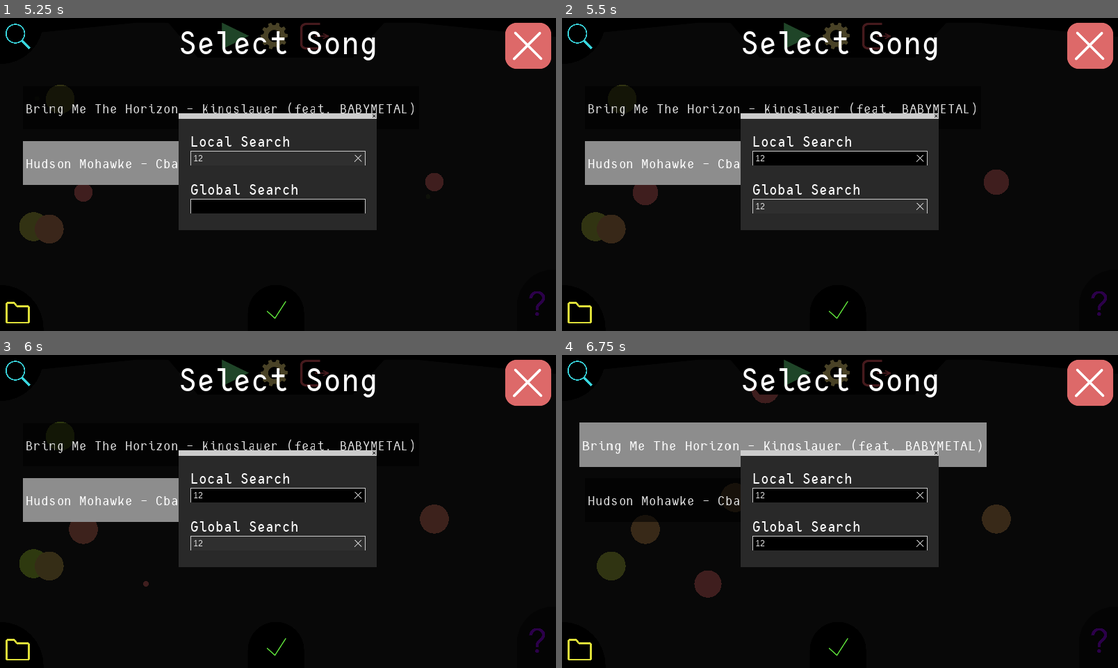
Above: before the commit, frames 1-4 (two rows, left to right).
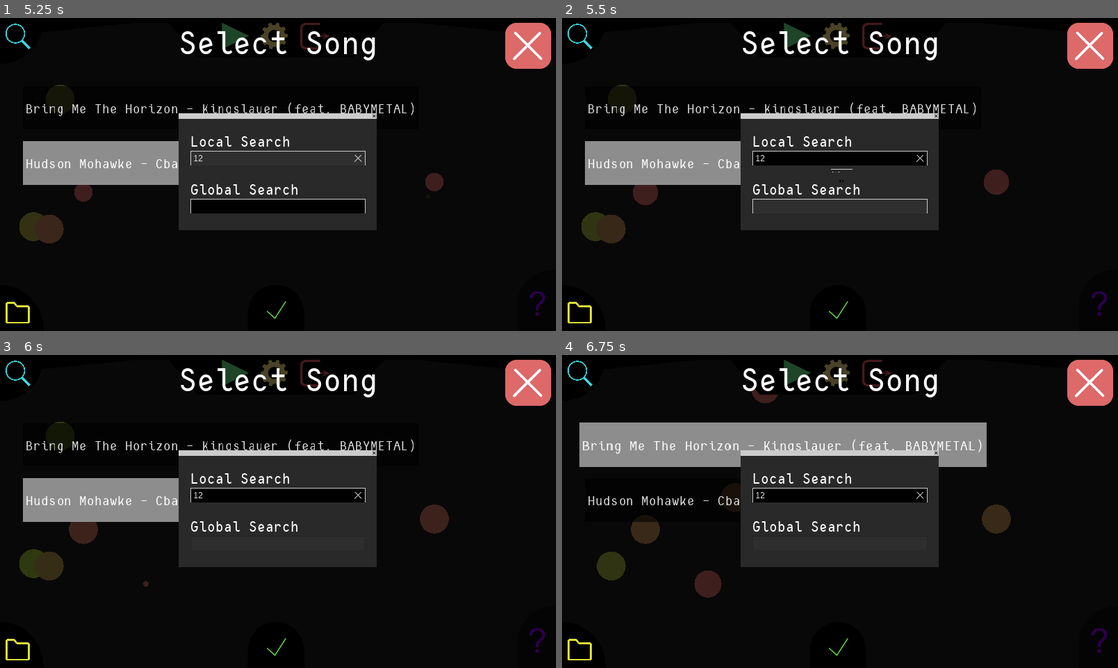
Above: after the commit, the same moments.

Repository: velzevelt/popcircle
Game: Godot game, scene res://scenes/main_menu/main_menu.tscn
The game is run twice, just before and just after one commit, with the same random seed, the same clock (stepped at 60 frames per second) and the same inputs. Sound files missing from this copy of the repository are replaced by a short silence.
Inputs (mouse positions are in pixels of both pictures, inside the frame that each line leads up to):
- Up to frame 1 (5.25 s): click (233, 36) at 0.5 s; click (233, 36) at 1.27 s; click "Bring Me The Horizon - Kingsl…" at 2 s; click "Hudson Mohawke - Cbat" at 2.75 s; click (16, 309) at 3.5 s; click (16, 39) at 4.25 s; click (278, 158) at 5.02 s; type "12" at 5.1 s
- Up to frame 2 (5.5 s): click (840, 205) at 5.25 s; type "12" at 5.33 s
- Up to frame 3 (6 s): click (278, 558) at 5.75 s, where only the run after the commit has a clickable "OK"
- Up to frame 4 (6.75 s): click "Bring Me The Horizon - Kingsl…" at 6.5 s

Frame 1 is identical in both runs. In frame 2, less than 0.1% of the frame differs, in the area x 34-66%, y 48-62%; in frame 3, 0.1%; in frame 4, 1.5%, in the area x 34-66%, y 57-63%.
Error in both runs: Assertion failed: Cant find res://private/youtube_api_key.txt (res://scenes/search_http/youtube/search_youtube.gd:43)

Commit message:
fix yandex issues

Diff:
--- a/localization/localization.csv
+++ b/localization/localization.csv
@@ -35,4 +35,7 @@
 CONFIRM_BACK_TO_MAIN_MENU,Do you want to return to the main menu?,Вы хотите вернуться в главное меню?
 CONFIRM_EXIT_GAME,Do you want to exit the game?,Вы хотите выйти из игры?
 CONFIRM_ABORT_DOWNLOAD,This menu is busy. Do you want to emergency abort all processes?,Это меню занято. Вы хотите аварийно прервать все процессы?
-ABOUT_MAIN,Contact: [url]velzcontact@yandex.ru[/url]\nItch.io: [url]https://velzevelt.itch.io/popcircle[/url]\nYandex.games: [url]https://yandex.com/games/app/232633[/url]\nSupport: [url]https://boosty.to/velzevelt/donate[/url],Связь: [url]velzcontact@yandex.ru[/url]\nItch.io: [url]https://velzevelt.itch.io/popcircle[/url]\nYandex.games: [url]https://yandex.com/games/app/232633[/url]\nПоддержка: [url]https://boosty.to/velzevelt/donate[/url]
+ABOUT_DONATE,Support: [url]https://boosty.to/velzevelt/donate[/url],Поддержка: [url]https://boosty.to/velzevelt/donate[/url]
+ABOUT_CONTACT,Contact: [url]velzcontact@yandex.ru[/url],Контакт: [url]velzcontact@yandex.ru[/url]
+ABOUT_ITCH,Itch.io: [url]https://velzevelt.itch.io/popcircle[/url],
+ABOUT_YANDEX,Yandex.games: [url]https://yandex.com/games/app/232633[/url],
--- a/project.godot
+++ b/project.godot
@@ -105,6 +105,7 @@
 Cursor="*res://scenes/autoload/cursor/cursor.tscn"
 SceneTransition="*res://scenes/autoload/scene_transition/scene_transition.tscn"
 YandexGamesSdk="*res://web_export_include/yandex_games/yandex_games_sdk.gd"
+GlobalMuteOnUnfocus="*res://scenes/autoload/global_mute_on_unfocus.gd"
 
 [debug]
 
@@ -127,6 +128,7 @@
 [global]
 
 game_version="1.0.0"
+build_for_yandex_games=true
 
 [gui]
 
--- a/scenes/about_menu/about.tscn
+++ b/scenes/about_menu/about.tscn
@@ -1,10 +1,11 @@
-[gd_scene load_steps=7 format=2]
+[gd_scene load_steps=8 format=2]
 
 [ext_resource path="res://sprites/close_button.svg" type="Texture" id=1]
 [ext_resource path="res://scenes/button_color_tint/press_color_tint.gd" type="Script" id=2]
 [ext_resource path="res://scenes/main_menu/default_font.tres" type="DynamicFont" id=3]
 [ext_resource path="res://scenes/settings_menu/settings_font.tres" type="DynamicFont" id=4]
 [ext_resource path="res://scenes/about_menu/translate_rich_text.gd" type="Script" id=5]
+[ext_resource path="res://scenes/about_menu/hide_on_yandex_build.gd" type="Script" id=6]
 
 [sub_resource type="StyleBoxLine" id=2]
 color = Color( 1, 1, 1, 1 )
@@ -80,7 +81,49 @@
 size_flags_horizontal = 3
 custom_fonts/normal_font = ExtResource( 4 )
 bbcode_enabled = true
-bbcode_text = "ABOUT_MAIN"
-text = "ABOUT_MAIN"
+bbcode_text = "ABOUT_CONTACT"
+text = "ABOUT_CONTACT"
 fit_content_height = true
 script = ExtResource( 5 )
+
+[node name="RichTextLabel2" type="RichTextLabel" parent="Header/Content/VBoxContainer"]
+margin_top = 74.0
+margin_right = 1840.0
+margin_bottom = 144.0
+size_flags_horizontal = 3
+custom_fonts/normal_font = ExtResource( 4 )
+bbcode_enabled = true
+bbcode_text = "ABOUT_ITCH"
+text = "ABOUT_ITCH"
+fit_content_height = true
+script = ExtResource( 5 )
+
+[node name="HideOnYandexBuild" type="Node" parent="Header/Content/VBoxContainer/RichTextLabel2"]
+script = ExtResource( 6 )
+
+[node name="RichTextLabel3" type="RichTextLabel" parent="Header/Content/VBoxContainer"]
+margin_top = 148.0
+margin_right = 1840.0
+margin_bottom = 218.0
+size_flags_horizontal = 3
+custom_fonts/normal_font = ExtResource( 4 )
+bbcode_enabled = true
+bbcode_text = "ABOUT_YANDEX"
+text = "ABOUT_YANDEX"
+fit_content_height = true
+script = ExtResource( 5 )
+
+[node name="RichTextLabel4" type="RichTextLabel" parent="Header/Content/VBoxContainer"]
+margin_top = 222.0
+margin_right = 1840.0
+margin_bottom = 292.0
+size_flags_horizontal = 3
+custom_fonts/normal_font = ExtResource( 4 )
+bbcode_enabled = true
+bbcode_text = "ABOUT_DONATE"
+text = "ABOUT_DONATE"
+fit_content_height = true
+script = ExtResource( 5 )
+
+[node name="HideOnYandexBuild2" type="Node" parent="Header/Content/VBoxContainer/RichTextLabel4"]
+script = ExtResource( 6 )
--- /dev/null
+++ b/scenes/about_menu/hide_on_yandex_build.gd
@@ -0,0 +1,7 @@
+extends Node
+
+onready var target = get_parent()
+
+func _ready():
+	if ProjectSettings.get_setting('global/build_for_yandex_games'):
+		target.hide()
--- a/scenes/autoload/audio_page_mute.gd
+++ /dev/null
@@ -1,9 +0,0 @@
-extends Node
-
-
-#func _ready():
-#	if not OS.has_feature("JavaScript"):
-#		queue_free()
-#		return
-#
-#
--- /dev/null
+++ b/scenes/autoload/global_mute_on_unfocus.gd
@@ -0,0 +1,21 @@
+extends Node
+
+func _ready():
+	if not OS.has_feature("JavaScript") and ProjectSettings.get_setting('global/build_for_yandex_games'):
+		queue_free()
+
+
+func _notification(what):
+	match what:
+		NOTIFICATION_WM_MOUSE_ENTER:
+			global_unmute()
+		NOTIFICATION_WM_MOUSE_EXIT:
+			global_mute()
+
+
+func global_mute():
+	AudioServer.set_bus_mute(AudioServer.get_bus_index("Master"), true)
+
+
+func global_unmute():
+	AudioServer.set_bus_mute(AudioServer.get_bus_index("Master"), false)
--- /dev/null
+++ b/scenes/main_menu/disable_web_line_edit.gd
@@ -0,0 +1,25 @@
+extends Node
+
+export(NodePath) onready var line_edit = get_node(line_edit)
+export var text_key = "WEB_UNSUPPORTED"
+
+var popup_scene = preload("res://scenes/popup_message/popup_message.tscn")
+var _popup
+
+func _ready():
+	# if not OS.has_feature('JavaScript'): free()
+
+	line_edit.connect('focus_entered', self, "_on_LineEdit_focus_entered")
+
+
+func _on_LineEdit_focus_entered():
+	line_edit.editable = false
+
+	if _popup == null:
+		_popup = popup_scene.instance()
+		_popup.rect_size.x += 10
+		_popup.rect_size.y += 10
+		add_child(_popup)
+		_popup.text = tr(text_key)
+
+	_popup.show()
--- a/scenes/popup_message/popup_message.gd
+++ b/scenes/popup_message/popup_message.gd
@@ -7,10 +7,11 @@
 func get_text():
 	return text
 
+
 func set_text(value):
-	text = value
+	text = tr(value)
 	message.text = text
 
 
 func _on_OKButton_pressed():
-	visible = false
+	hide()
--- a/scenes/popup_message/popup_message.tscn
+++ b/scenes/popup_message/popup_message.tscn
@@ -14,7 +14,6 @@
 font_data = ExtResource( 1 )
 
 [node name="PopupMessage" type="WindowDialog"]
-visible = true
 anchor_left = 0.5
 anchor_top = 0.5
 anchor_right = 0.5
--- a/scenes/select_song_menu/select_song_menu.tscn
+++ b/scenes/select_song_menu/select_song_menu.tscn
@@ -18,6 +18,7 @@
 [ext_resource path="res://scenes/select_song_menu/update_songs.gd" type="Script" id=16]
 [ext_resource path="res://scenes/select_song_menu/global_search.gd" type="Script" id=17]
 [ext_resource path="res://scenes/popup_message/popup_window.gd" type="Script" id=18]
+[ext_resource path="res://scenes/main_menu/disable_web_line_edit.gd" type="Script" id=19]
 
 [sub_resource type="StyleBoxFlat" id=4]
 bg_color = Color( 0, 0, 0, 0.713726 )
@@ -424,12 +425,15 @@
 popup = NodePath("../../SearchPopup")
 
 [node name="SearchPopup" parent="." instance=ExtResource( 14 )]
-visible = true
 script = ExtResource( 18 )
 
 [node name="LocalSearch" type="Node" parent="SearchPopup/MarginContainer/VBoxContainer/LocalSearch" index="2"]
 script = ExtResource( 13 )
 root = NodePath("../../../..")
+
+[node name="DisableWebLineEdit" type="Node" parent="SearchPopup/MarginContainer/VBoxContainer/GlobalSearch/LineEdit" index="2"]
+script = ExtResource( 19 )
+line_edit = NodePath("..")
 
 [node name="GlobalSearch" type="Node" parent="SearchPopup/MarginContainer/VBoxContainer/GlobalSearch" index="2"]
 script = ExtResource( 17 )
--- a/web_export_include/yandex_games/yandex_games_sdk.gd
+++ b/web_export_include/yandex_games/yandex_games_sdk.gd
@@ -1 +1,5 @@
 extends Node
+
+func _ready():
+	if not ProjectSettings.get_setting('global/build_for_yandex_games'):
+		queue_free()
Not shown: 1 places in scenes/select_song_menu/select_song_menu.tscn that only renumber resources
Not shown, removed: web_export_include/mute_on_unfocus.js
